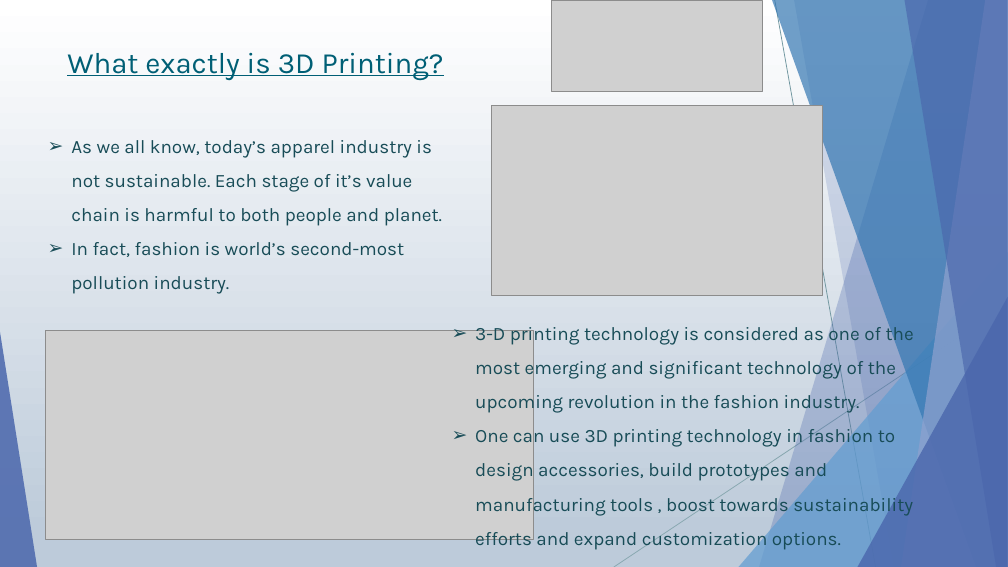
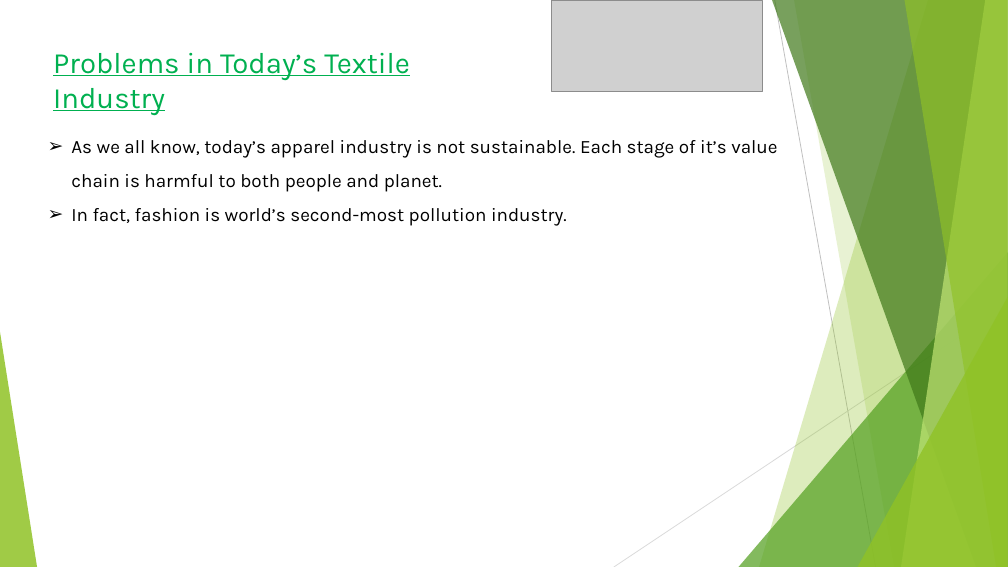
Before and after one commit to subhro1530/Hult-Prize, a slide deck: slide 2 of Demonstration.pptx. Drawn at 1008x567 pixels with LibreOffice and Linux fonts; fonts in the diff are those of the drawing; grey boxes stand for pictures. Boxes give left, top, right and bottom in pixels: in the first picture for what was removed or moved away, otherwise in the second. Text is boxed around its words. In the diff, an @@ line names an element or a change of style, - is before the commit and + after.

```diff
--- a/Demonstration.pptx
+++ b/Demonstration.pptx
@@ background gradient #FFFFFF to #BCCCDB to #FFFFFF @@
@@ freeform shape at bbox=[759, 0, 1008, 567]: fill #4A66AC at 30% opacity to #90C226 at 30% opacity @@
@@ freeform shape at bbox=[772, 0, 1008, 567]: fill #3477B2 at 70% opacity to #3F7819 at 70% opacity @@
@@ line (775, 0) - (876, 567): stroke #7197A0 0.75 pt to #BFBFBF 0.75 pt @@
@@ freeform shape at bbox=[794, 0, 1008, 567]: fill #4A66AC at 20% opacity to #90C226 at 20% opacity @@
@@ freeform shape at bbox=[901, 0, 1008, 567]: fill #90A2CF at 70% opacity to #C0E474 at 70% opacity @@
@@ freeform shape at bbox=[904, 0, 1008, 567]: fill #4A66AC at 65% opacity to #90C226 at 65% opacity @@
@@ text at bbox=[53, 53, 410, 115]: text changed; text colour #005F75 to #00B050 @@
-What exactly is 3D Printing?
+Problems in Today’s Textile Industry
@@ picture removed at bbox=[492, 105, 822, 295] @@
@@ text "As we all know, today’s ..." at bbox=[71, 140, 777, 226]: text colour #184C57 to #000000 @@
@@ triangle at bbox=[739, 252, 1008, 567]: fill #629DD1 at 72% opacity to #54A021 at 72% opacity @@
@@ triangle at bbox=[858, 297, 1008, 567]: fill #4A66AC at 80% opacity to #90C226 at 80% opacity @@
@@ text removed at bbox=[475, 323, 914, 551] @@
-➢ 3-D printing technology is considered as one of the most emerging and significant technology of the upcoming revolution in the fashion industry.
-➢ One can use 3D printing technology in fashion to design accessories, build prototypes and manufacturing tools , boost towards sustainability efforts and expand customization options.
@@ line (1008, 305) - (614, 567): stroke #87A7AF 0.75 pt to #D9D9D9 0.75 pt @@
@@ triangle at bbox=[0, 332, 37, 567]: fill #4A66AC at 85% opacity to #90C226 at 85% opacity @@
@@ picture removed at bbox=[46, 330, 534, 539] @@
```
Also in this commit, not shown: 6 other slides changed, 5 slides added, 2 slides removed.
